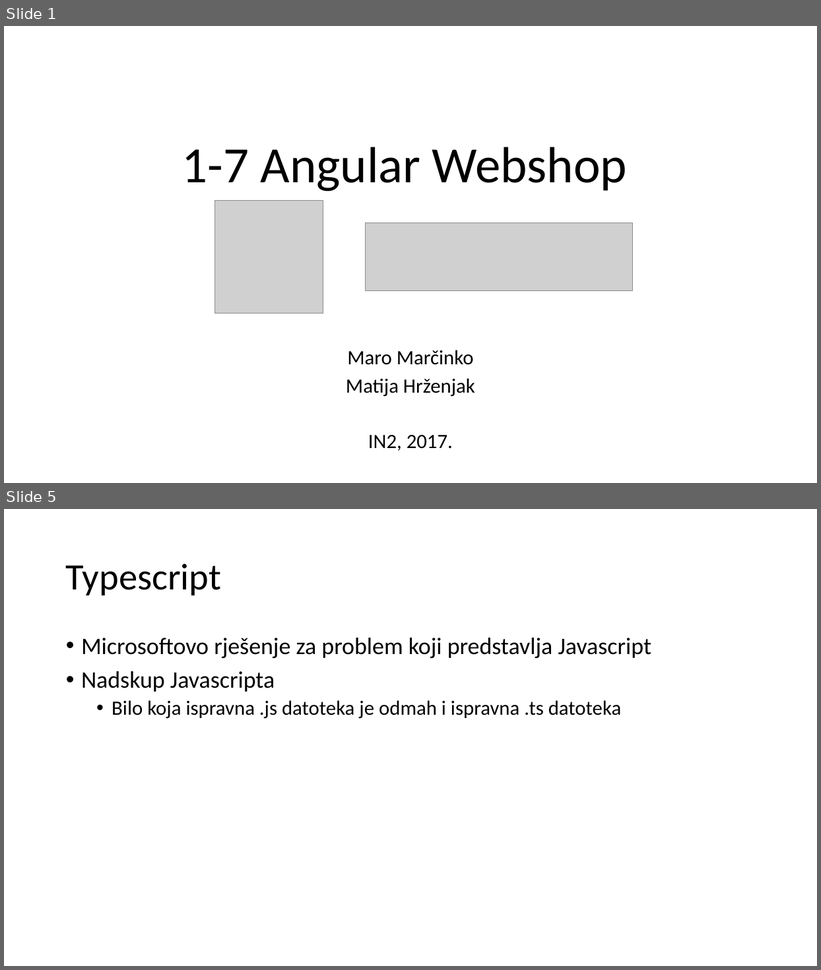
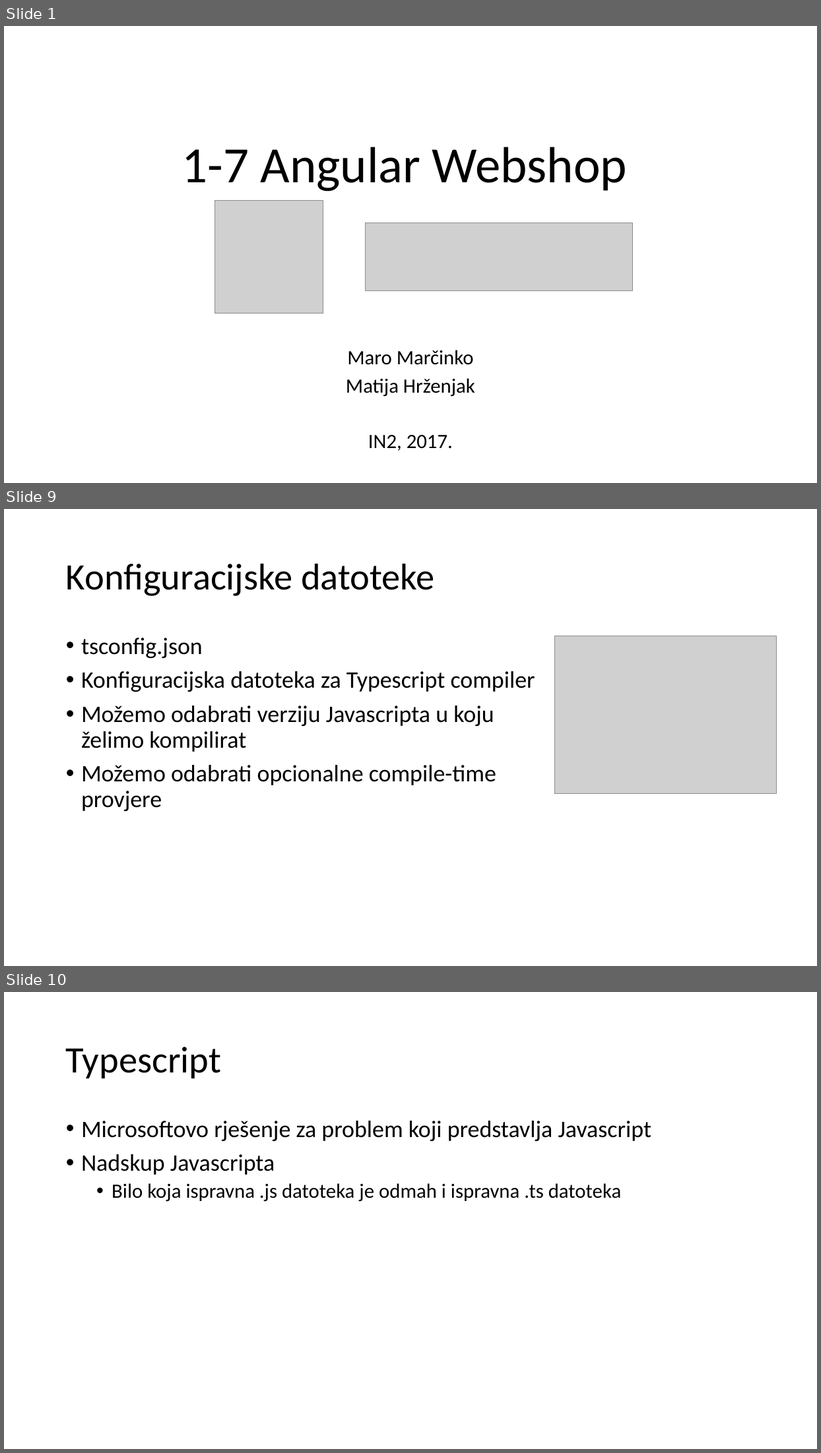
Before and after one commit to mmssniper/angular-workshop, a slide deck: prezentacije/1-7 Angular webshop.pptx. Shown one above the other, each under a label of ours: slides 1 and 5 before the commit, slides 1, 9 and 10 after it; the slides between them are not shown. The pictures are 821x970 and 821x1453 pixels, drawn with LibreOffice and Linux fonts; fonts in the diff are those of the drawing; grey boxes stand for pictures. Boxes give left, top, right and bottom in pixels: in the first picture for what was removed or moved away, otherwise in the second. Text is boxed around its words. In the diff, an @@ line names an element or a change of style, - is before the commit and + after.

```diff
--- a/prezentacije/1-7 Angular webshop.pptx
+++ b/prezentacije/1-7 Angular webshop.pptx
@@ slide 9 added at (4,509,817,966), background #FFFFFF @@
@@ title added at (66,563,435,596), 44 pt, text #000000 @@
+Konfiguracijske datoteke
@@ text added at (81,638,535,811), 28 pt, text #000000 @@
+• tsconfig.json
+• Konfiguracijska datoteka za Typescript compiler
+• Možemo odabrati verziju Javascripta u koju želimo kompilirat
+• Možemo odabrati opcionalne compile-time provjere
@@ picture added at (555,636,777,794) @@
@@ what was slide 5 is now slide 10 @@
```
Also in this commit, not shown: 3 slides changed, 4 other slides added.
